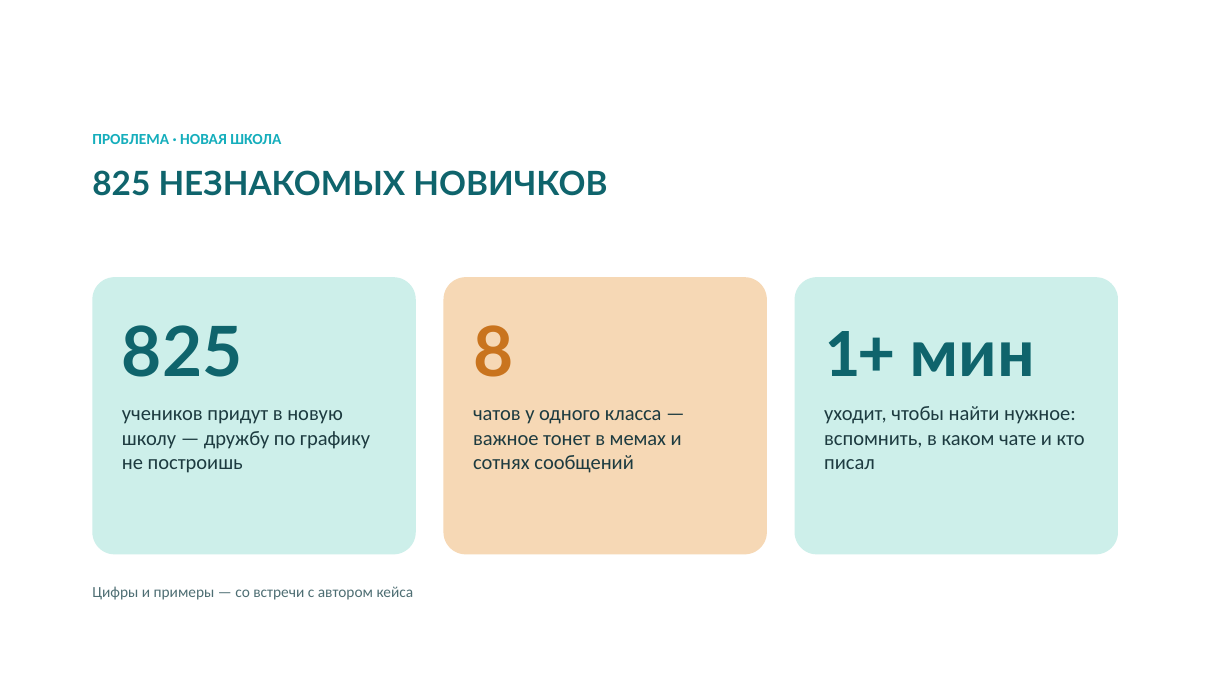
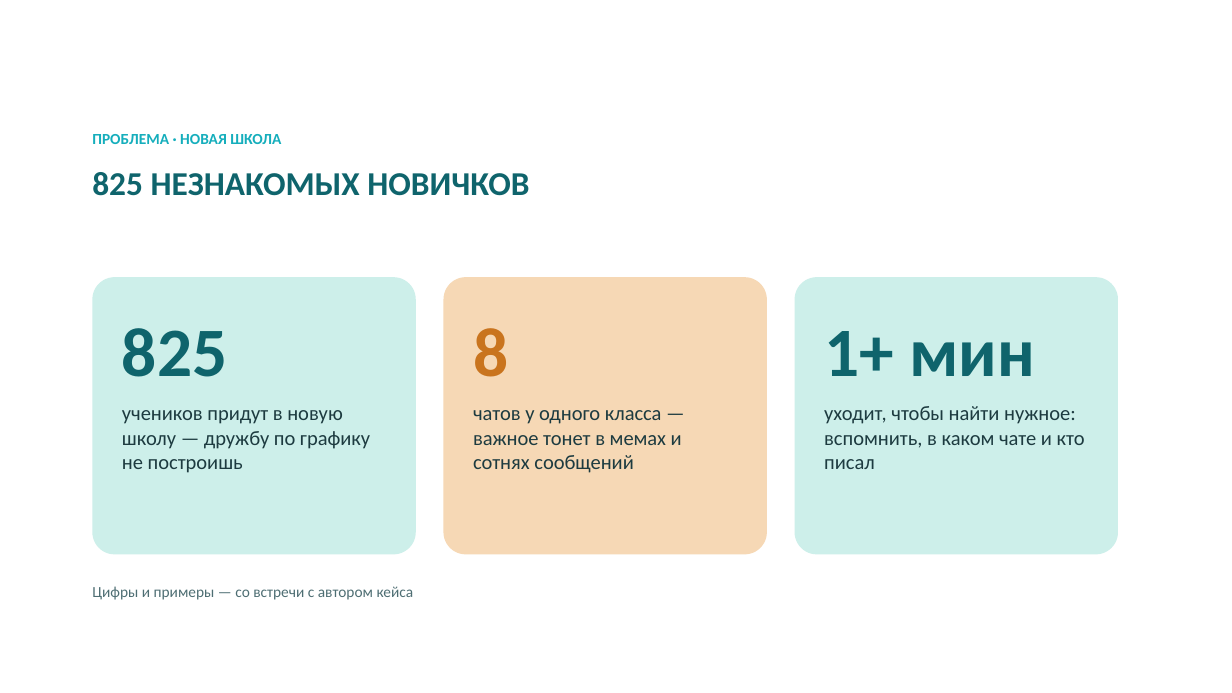
Before and after one commit to bnhogpad228/school-app, a slide deck: slide 2 of presentation/shkolny-dvor-SK-sreda.pptx. Drawn at 1232x693 pixels with LibreOffice and Linux fonts; fonts in the diff are those of the drawing; background and template pictures are left out. Boxes give left, top, right and bottom in pixels: in the first picture for what was removed or moved away, otherwise in the second. Text is boxed around its words. In the diff, an @@ line names an element or a change of style, - is before the commit and + after.

```diff
--- a/presentation/shkolny-dvor-SK-sreda.pptx
+++ b/presentation/shkolny-dvor-SK-sreda.pptx
@@ text "825 НЕЗНАКОМЫХ НОВИЧКОВ" at (x1=92, y1=172, x2=529, y2=196): font Lato to Calibri @@
@@ text in rounded rectangle at (x1=122, y1=328, x2=227, y2=377): font Lato to Calibri in "825" @@
@@ text in rounded rectangle at (x1=473, y1=328, x2=508, y2=377): font Lato to Calibri in "8" @@
```
Also in this commit, not shown: 10 other slides changed.
